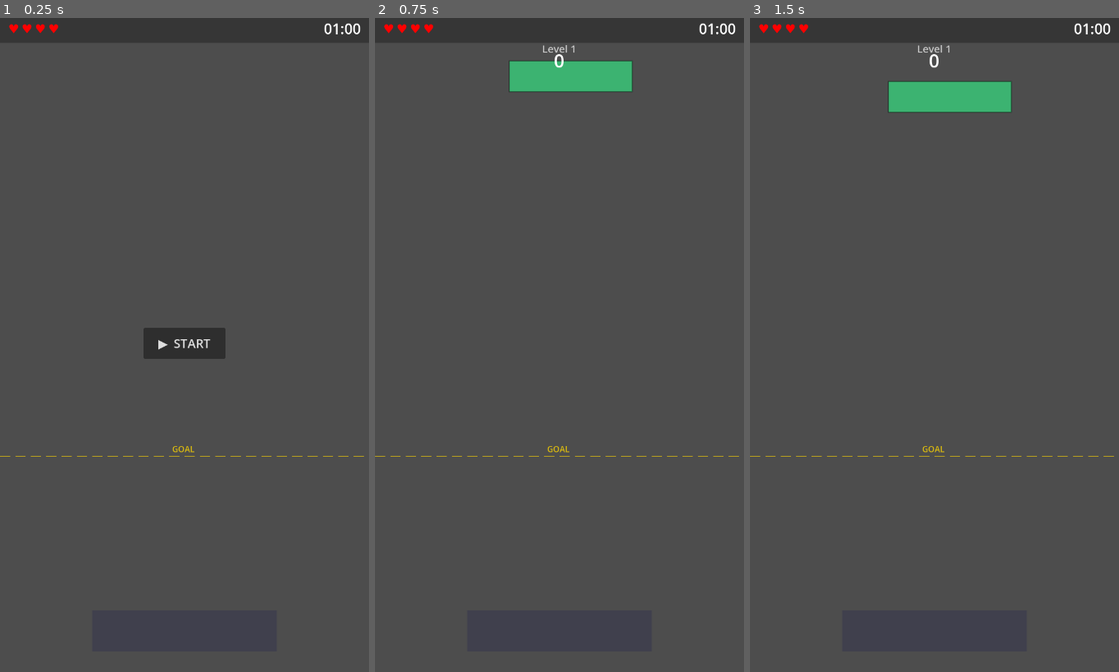
Above: before the commit, frames 1-3 (left to right).
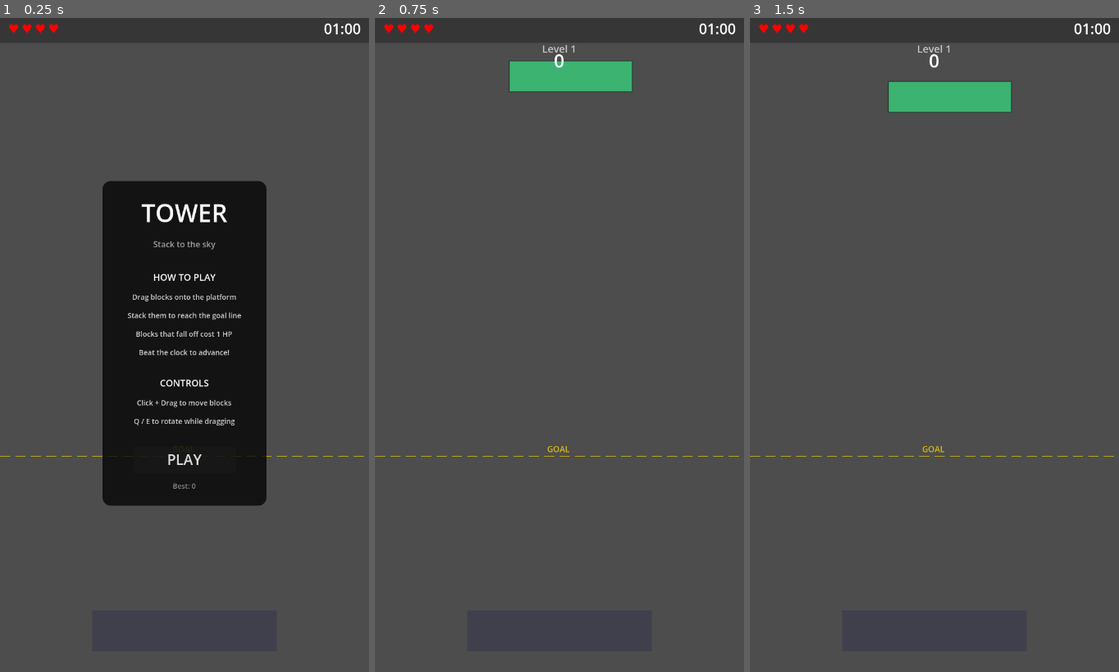
Above: after the commit, the same moments.

Repository: PartlyWhole/ToppleClone
Game: Godot game, scene res://main/main.tscn
Two runs of this game, one before a commit and one after it. Both use one fixed random seed, a clock stepped at 60 frames per second and the inputs below.
Inputs (mouse positions are in pixels of both pictures, inside the frame that each line leads up to):
- Up to frame 1 (0.25 s): no input
- Up to frame 2 (0.75 s): click "▶ START" (after the commit: "PLAY") at 0.5 s
- Up to frame 3 (1.5 s): tap Enter at 1.25 s; drag from (945, 76) to (971, 201) at 1.27 s

The runs differ from the first frame. In frame 1, 22% of the frame differs, in the area x 27-73%, y 24-75%; in frame 2, nothing differs; in frame 3, nothing differs.

Commit message:
feat: add start screen with title, instructions, and controls
Replaces the plain START button with a full-panel start screen:
- Game title "TOWER" with subtitle
- How to Play: drag blocks, stack to goal, fallen blocks cost HP
- Controls: click+drag to move, Q/E to rotate
- PLAY button and high score display
- High score updates on return to menu

Co-Authored-By: Claude Opus 4.6 (1M context) <noreply@anthropic.com>

Diff:
--- a/features/hud/scripts/game_hud.gd
+++ b/features/hud/scripts/game_hud.gd
@@ -4,6 +4,7 @@
 var _heart_labels: Array[Label] = []
 var _is_win: bool = false
 var _level_label: Label = null
+var _start_panel: PanelContainer = null
 
 @onready var _heart_1: Label = %Heart1
 @onready var _heart_2: Label = %Heart2
@@ -34,9 +35,10 @@
 	assert(_restart_button != null, "RestartButton not found")
 
 	_heart_labels = [_heart_1, _heart_2, _heart_3, _heart_4]
+	_start_button.visible = false
 	_create_level_label()
-
-	_start_button.pressed.connect(_on_start_pressed)
+	_create_start_panel()
+
 	_restart_button.pressed.connect(_on_restart_pressed)
 
 	Events.hp_changed.connect(_on_hp_changed)
@@ -51,7 +53,7 @@
 
 
 func _show_menu() -> void:
-	_start_button.visible = true
+	_start_panel.visible = true
 	_game_over_panel.visible = false
 	_score_label.visible = false
 	_level_label.visible = false
@@ -79,6 +81,118 @@
 	add_child(_level_label)
 
 
+func _create_start_panel() -> void:
+	_start_panel = PanelContainer.new()
+	var style: StyleBoxFlat = StyleBoxFlat.new()
+	style.bg_color = Color(0.0, 0.0, 0.0, 0.75)
+	style.corner_radius_top_left = 16
+	style.corner_radius_top_right = 16
+	style.corner_radius_bottom_left = 16
+	style.corner_radius_bottom_right = 16
+	style.content_margin_left = 32.0
+	style.content_margin_right = 32.0
+	style.content_margin_top = 28.0
+	style.content_margin_bottom = 28.0
+	_start_panel.add_theme_stylebox_override(&"panel", style)
+	_start_panel.anchors_preset = Control.PRESET_CENTER
+	_start_panel.anchor_left = 0.5
+	_start_panel.anchor_top = 0.5
+	_start_panel.anchor_right = 0.5
+	_start_panel.anchor_bottom = 0.5
+	_start_panel.offset_left = -160.0
+	_start_panel.offset_right = 160.0
+	_start_panel.offset_top = -200.0
+	_start_panel.offset_bottom = 200.0
+	_start_panel.grow_horizontal = Control.GROW_DIRECTION_BOTH
+	_start_panel.grow_vertical = Control.GROW_DIRECTION_BOTH
+
+	var vbox: VBoxContainer = VBoxContainer.new()
+	vbox.add_theme_constant_override(&"separation", 16)
+	vbox.alignment = BoxContainer.ALIGNMENT_CENTER
+	_start_panel.add_child(vbox)
+
+	var title: Label = Label.new()
+	title.text = "TOWER"
+	title.horizontal_alignment = HORIZONTAL_ALIGNMENT_CENTER
+	title.add_theme_font_size_override(&"font_size", 48)
+	vbox.add_child(title)
+
+	var subtitle: Label = Label.new()
+	subtitle.text = "Stack to the sky"
+	subtitle.horizontal_alignment = HORIZONTAL_ALIGNMENT_CENTER
+	subtitle.add_theme_font_size_override(&"font_size", 16)
+	subtitle.modulate = Color(1.0, 1.0, 1.0, 0.6)
+	vbox.add_child(subtitle)
+
+	var spacer1: Control = Control.new()
+	spacer1.custom_minimum_size = Vector2(0, 8)
+	vbox.add_child(spacer1)
+
+	var how_title: Label = Label.new()
+	how_title.text = "HOW TO PLAY"
+	how_title.horizontal_alignment = HORIZONTAL_ALIGNMENT_CENTER
+	how_title.add_theme_font_size_override(&"font_size", 18)
+	vbox.add_child(how_title)
+
+	var instructions: Array[String] = [
+		"Drag blocks onto the platform",
+		"Stack them to reach the goal line",
+		"Blocks that fall off cost 1 HP",
+		"Beat the clock to advance!",
+	]
+	for line: String in instructions:
+		var lbl: Label = Label.new()
+		lbl.text = line
+		lbl.horizontal_alignment = HORIZONTAL_ALIGNMENT_CENTER
+		lbl.add_theme_font_size_override(&"font_size", 14)
+		lbl.modulate = Color(1.0, 1.0, 1.0, 0.8)
+		vbox.add_child(lbl)
+
+	var spacer2: Control = Control.new()
+	spacer2.custom_minimum_size = Vector2(0, 4)
+	vbox.add_child(spacer2)
+
+	var controls_title: Label = Label.new()
+	controls_title.text = "CONTROLS"
+	controls_title.horizontal_alignment = HORIZONTAL_ALIGNMENT_CENTER
+	controls_title.add_theme_font_size_override(&"font_size", 18)
+	vbox.add_child(controls_title)
+
+	var controls: Array[String] = [
+		"Click + Drag to move blocks",
+		"Q / E to rotate while dragging",
+	]
+	for line: String in controls:
+		var lbl: Label = Label.new()
+		lbl.text = line
+		lbl.horizontal_alignment = HORIZONTAL_ALIGNMENT_CENTER
+		lbl.add_theme_font_size_override(&"font_size", 14)
+		lbl.modulate = Color(1.0, 1.0, 1.0, 0.8)
+		vbox.add_child(lbl)
+
+	var spacer3: Control = Control.new()
+	spacer3.custom_minimum_size = Vector2(0, 8)
+	vbox.add_child(spacer3)
+
+	var play_button: Button = Button.new()
+	play_button.text = "PLAY"
+	play_button.add_theme_font_size_override(&"font_size", 28)
+	play_button.custom_minimum_size = Vector2(200, 50)
+	play_button.size_flags_horizontal = Control.SIZE_SHRINK_CENTER
+	play_button.pressed.connect(_on_start_pressed)
+	vbox.add_child(play_button)
+
+	var high_score_label: Label = Label.new()
+	high_score_label.text = "Best: %d" % GameState.high_score
+	high_score_label.horizontal_alignment = HORIZONTAL_ALIGNMENT_CENTER
+	high_score_label.add_theme_font_size_override(&"font_size", 14)
+	high_score_label.modulate = Color(1.0, 1.0, 1.0, 0.5)
+	high_score_label.name = &"MenuHighScore"
+	vbox.add_child(high_score_label)
+
+	add_child(_start_panel)
+
+
 func _on_start_pressed() -> void:
 	Events.ui_play_pressed.emit()
 
@@ -91,7 +205,7 @@
 
 
 func _on_game_started() -> void:
-	_start_button.visible = false
+	_start_panel.visible = false
 	_game_over_panel.visible = false
 	_score_label.visible = true
 	_level_label.visible = true
@@ -135,8 +249,11 @@
 	_final_score_label.text = "Height: %d" % int(final_height)
 	_high_score_label.text = "Best: %d" % GameState.high_score
 	_game_over_panel.visible = true
-	_start_button.visible = false
+	_start_panel.visible = false
 
 
 func _on_game_restarted() -> void:
+	var menu_hs: Label = _start_panel.find_child(&"MenuHighScore") as Label
+	if menu_hs != null:
+		menu_hs.text = "Best: %d" % GameState.high_score
 	_show_menu()
